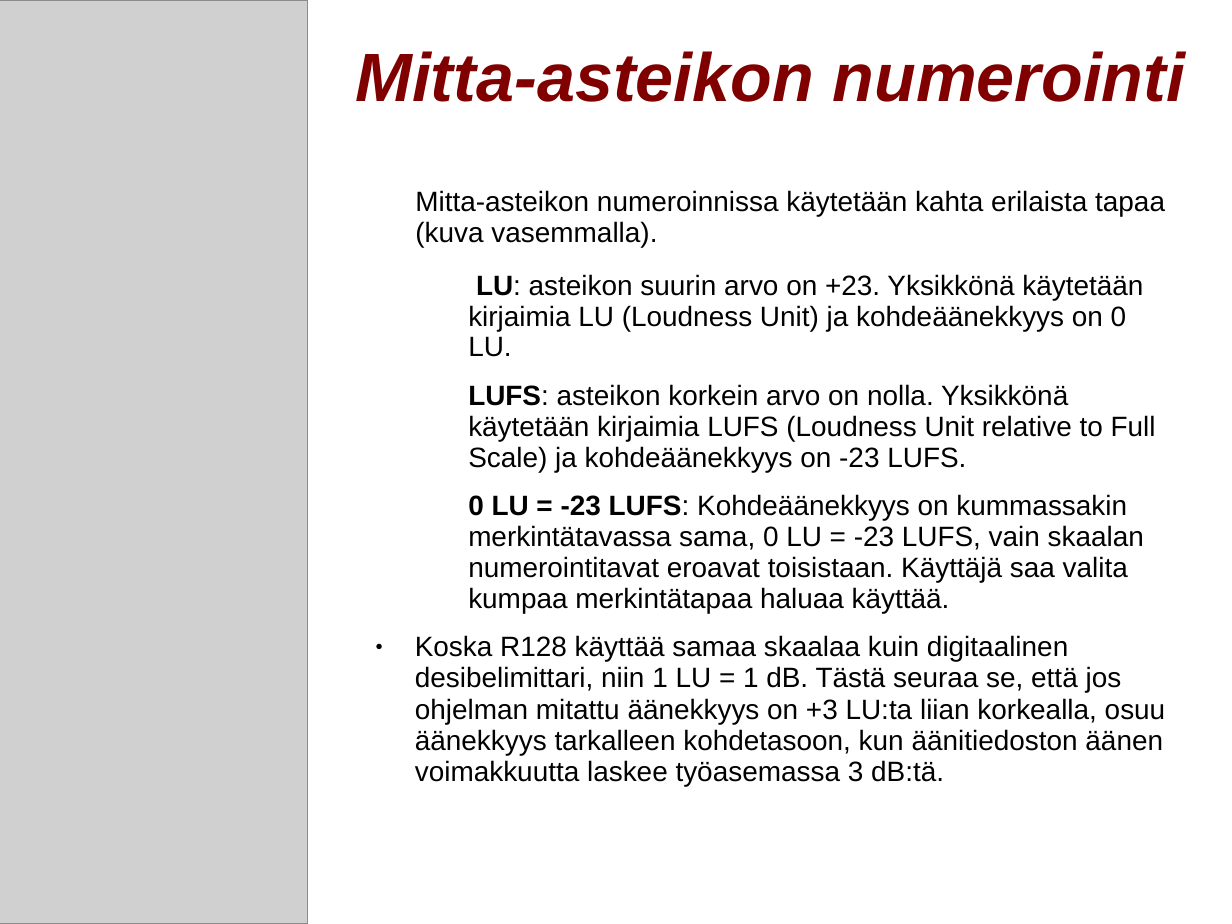
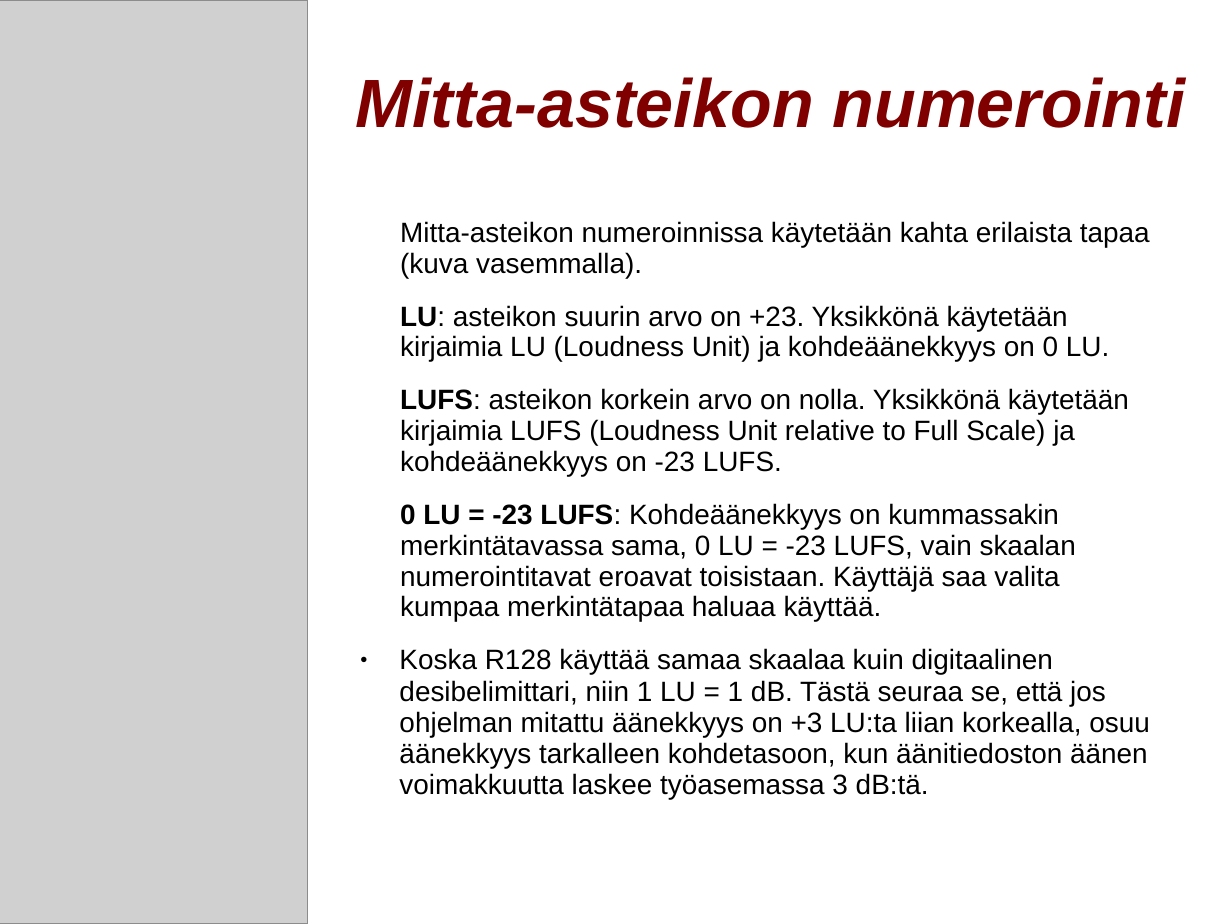
Before and after one commit to mhartzel/Introduction_To_Loudness_Correction, a slide deck: slide 8 of odp/Aanekkyyden Hallinta.odp. Drawn at 1232x924 pixels with LibreOffice and Linux fonts; fonts in the diff are those of the drawing; grey boxes stand for pictures; background and template pictures are left out. Boxes give left, top, right and bottom in pixels: in the first picture for what was removed or moved away, otherwise in the second. Text is boxed around its words. In the diff, an @@ line names an element or a change of style, - is before the commit and + after.

```diff
--- a/odp/Aanekkyyden Hallinta.odp
+++ b/odp/Aanekkyyden Hallinta.odp
@@ title "Mitta-asteikon numerointi" moved from (x1=355, y1=51, x2=1185, y2=102) to (x1=355, y1=77, x2=1185, y2=128) @@
@@ text "Mitta-asteikon numeroinnissa käytetään kahta erilaista ..." moved from (x1=415, y1=190, x2=1166, y2=786) to (x1=399, y1=221, x2=1150, y2=799) @@
@@ text at (x1=400, y1=305, x2=1129, y2=622): bullet − to ●; list level 2 to 1 in "LU: asteikon suurin arvo on ..."; list level 2 to 1 in "LUFS: asteikon korkein arvo on ..."; list level 2 to 1 in "0 LU = -23 LUFS: ..." @@
```
Also in this commit, not shown: 6 other slides changed, 1 other file.
